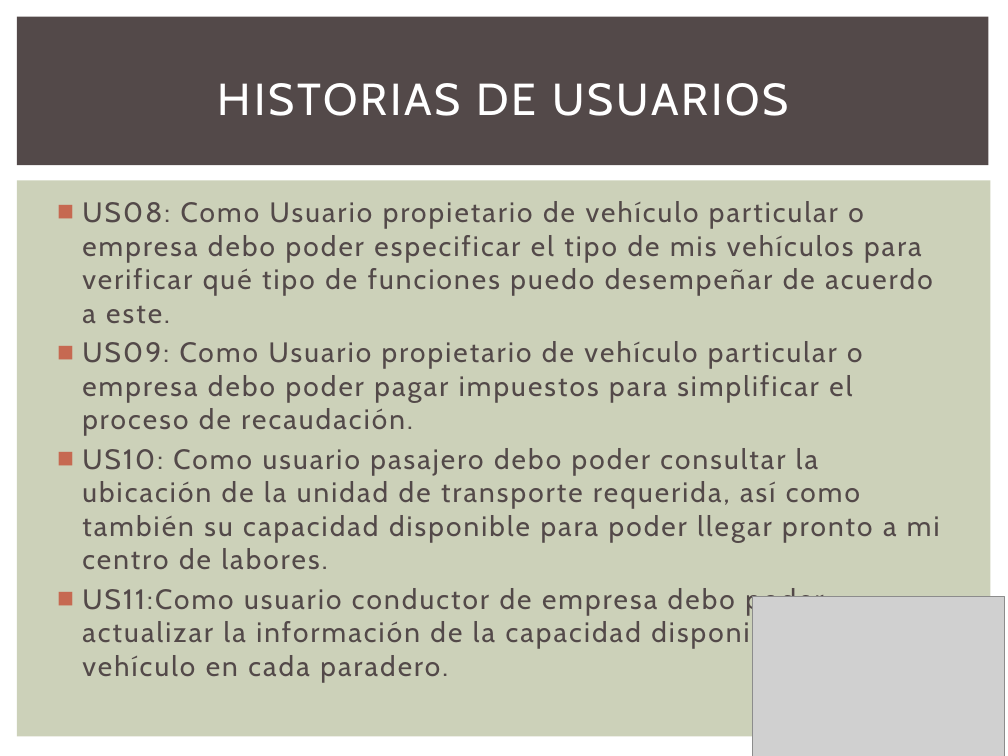
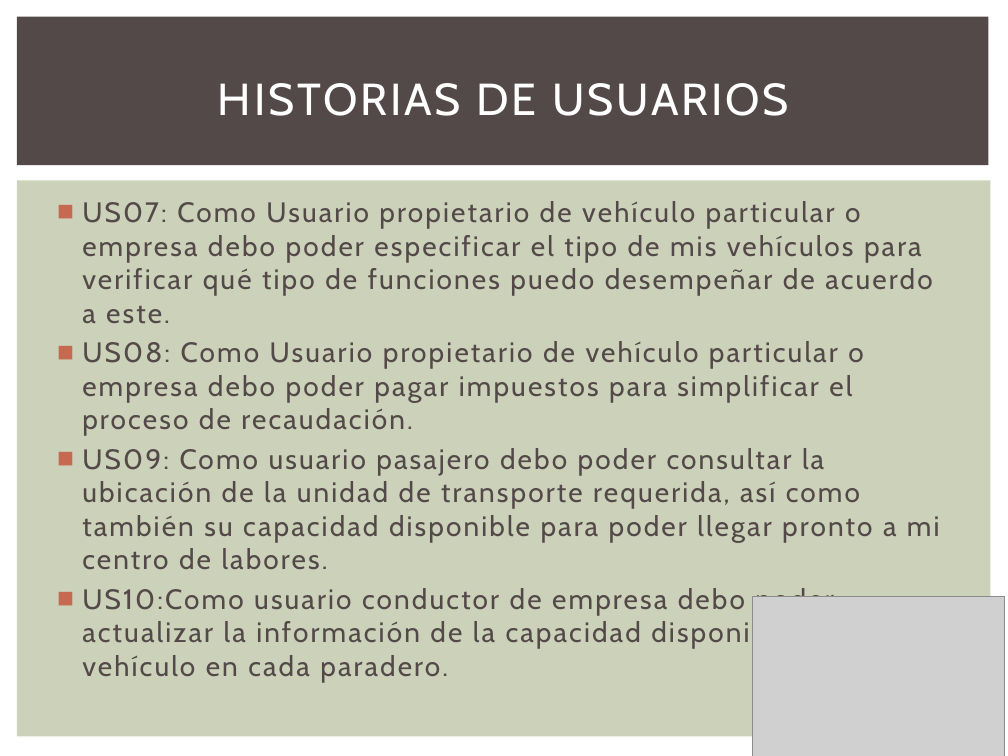
Before and after one commit to GesekCore/Arquitectura-de-Software-2015-01, a slide deck: slide 4 of PPT FINAL.pptx. Drawn at 1008x756 pixels with LibreOffice and Linux fonts; fonts in the diff are those of the drawing; grey boxes stand for pictures. Boxes give left, top, right and bottom in pixels: in the first picture for what was removed or moved away, otherwise in the second. Text is boxed around its words. In the diff, an @@ line names an element or a change of style, - is before the commit and + after.

```diff
--- a/PPT FINAL.pptx
+++ b/PPT FINAL.pptx
@@ text at bbox=[82, 201, 940, 682]: text changed @@
-■ US08: Como Usuario propietario de vehículo particular o empresa debo poder especificar el tipo de mis vehículos para verificar qué tipo de funciones puedo desempeñar de acuerdo a este.
-■ US09: Como Usuario propietario de vehículo particular o empresa debo poder pagar impuestos para simplificar el proceso de recaudación.
-■ US10: Como usuario pasajero debo poder consultar la ubicación de la unidad de transporte requerida, así como también su capacidad disponible para poder llegar pronto a mi centro de labores.
-■ US11:Como usuario conductor de empresa debo poder actualizar la información de la capacidad disponible de mi vehículo en cada paradero.
+■ US07: Como Usuario propietario de vehículo particular o empresa debo poder especificar el tipo de mis vehículos para verificar qué tipo de funciones puedo desempeñar de acuerdo a este.
+■ US08: Como Usuario propietario de vehículo particular o empresa debo poder pagar impuestos para simplificar el proceso de recaudación.
+■ US09: Como usuario pasajero debo poder consultar la ubicación de la unidad de transporte requerida, así como también su capacidad disponible para poder llegar pronto a mi centro de labores.
+■ US10:Como usuario conductor de empresa debo poder actualizar la información de la capacidad disponible de mi vehículo en cada paradero.
```
Also in this commit, not shown: 5 other slides changed, 4 slides added.
